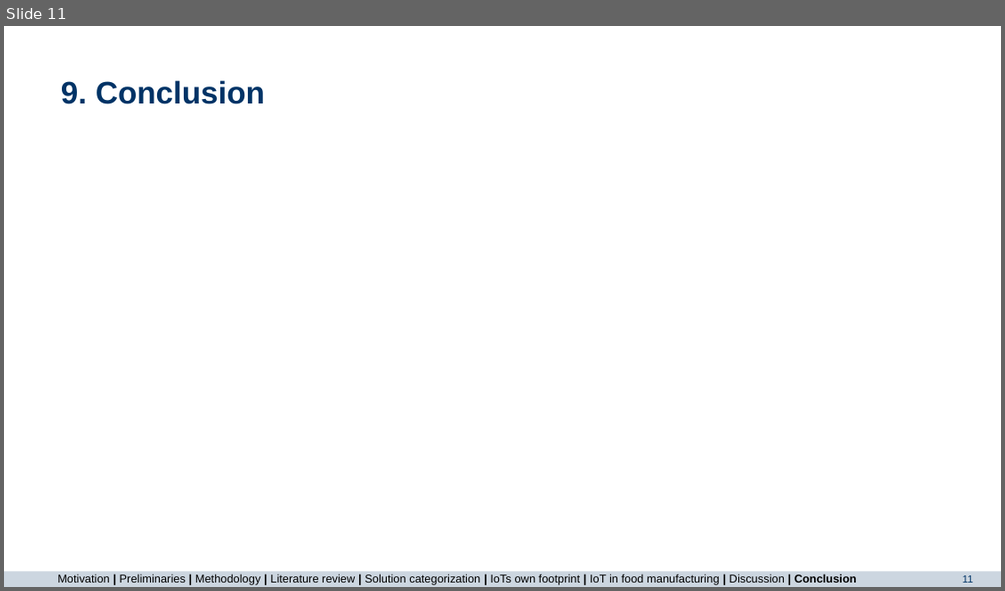
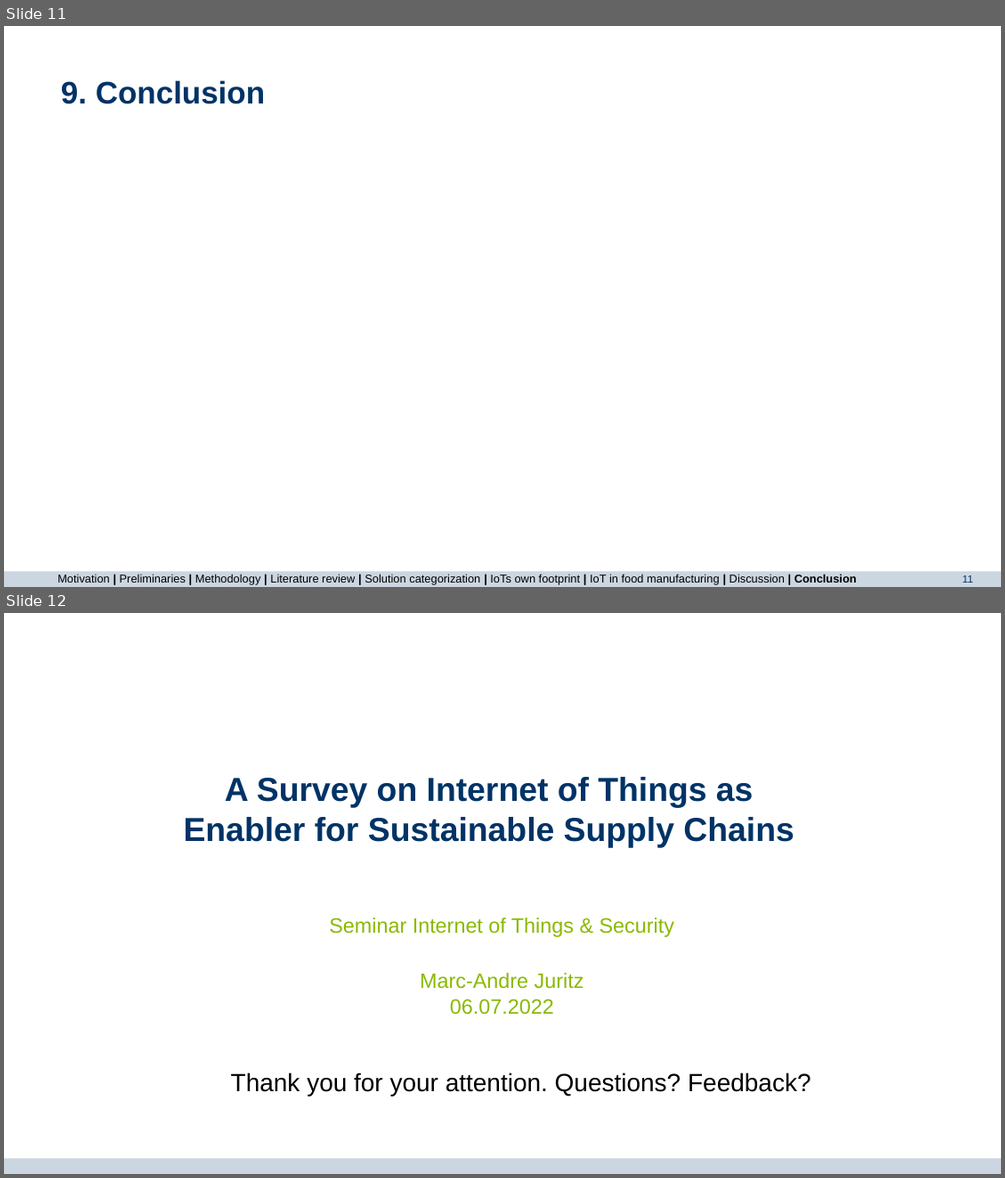
Before and after one commit to majuritz/internet-of-things-seminar, a slide deck: IoT final presentation.pptx. Shown one above the other, each under a label of ours: slide 11 before the commit, slides 11 and 12 after it. The pictures are 1005x591 and 1005x1178 pixels, drawn with LibreOffice and Linux fonts; fonts in the diff are those of the drawing; background and template pictures are left out. Boxes give left, top, right and bottom in pixels: in the first picture for what was removed or moved away, otherwise in the second. Text is boxed around its words. In the diff, an @@ line names an element or a change of style, - is before the commit and + after.

```diff
--- a/IoT final presentation.pptx
+++ b/IoT final presentation.pptx
@@ slide 12 added at (4,613,1001,1174), background #FFFFFF; not listed: 1 template element that a slide beside it also shows @@
@@ title added at (184,777,793,848), 32 pt, text #003366, bold @@
+A Survey on Internet of Things as Enabler for Sustainable Supply Chains
@@ subtitle added at (329,917,674,1014), 20 pt, text #8AB900 @@
+Seminar Internet of Things & Security
+Marc-Andre Juritz
+06.07.2022
@@ text added at (231,1072,811,1095), 24 pt, text #000000 @@
+Thank you for your attention. Questions? Feedback?
```
Also in this commit, not shown: 1 slide changed.
